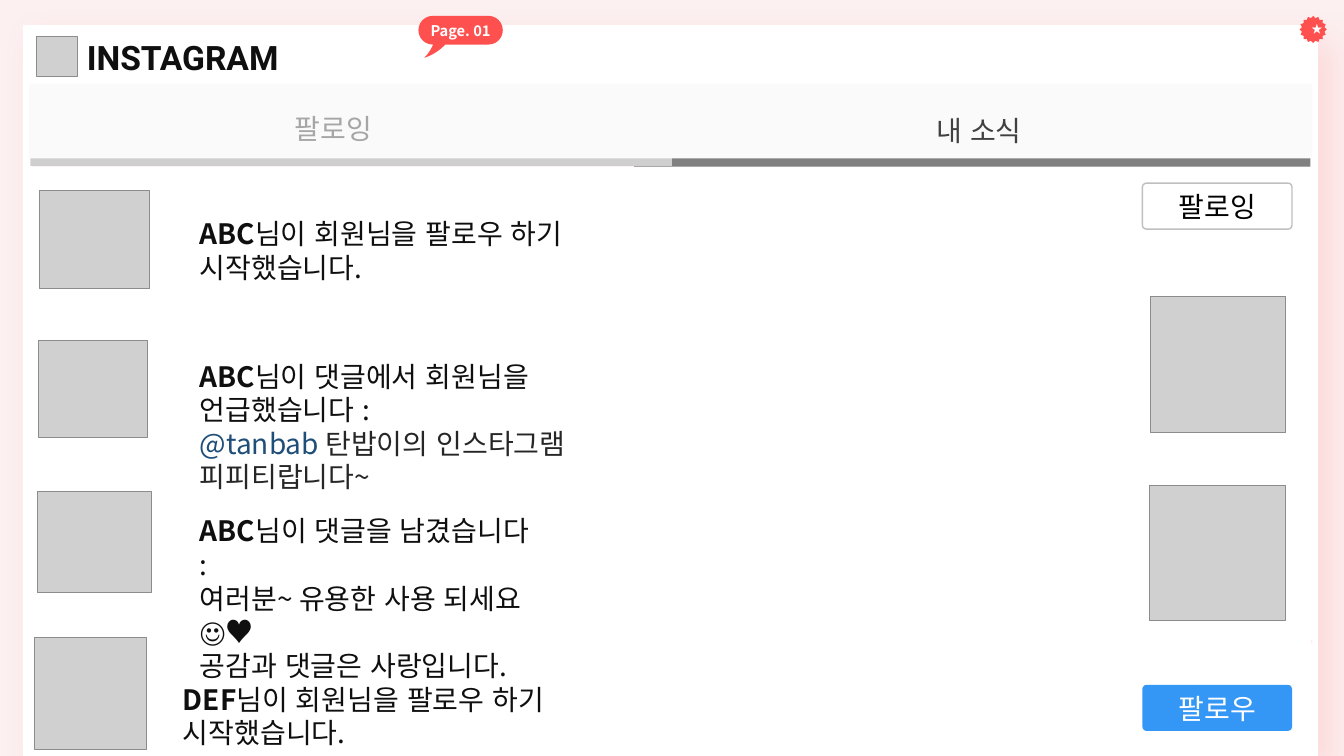
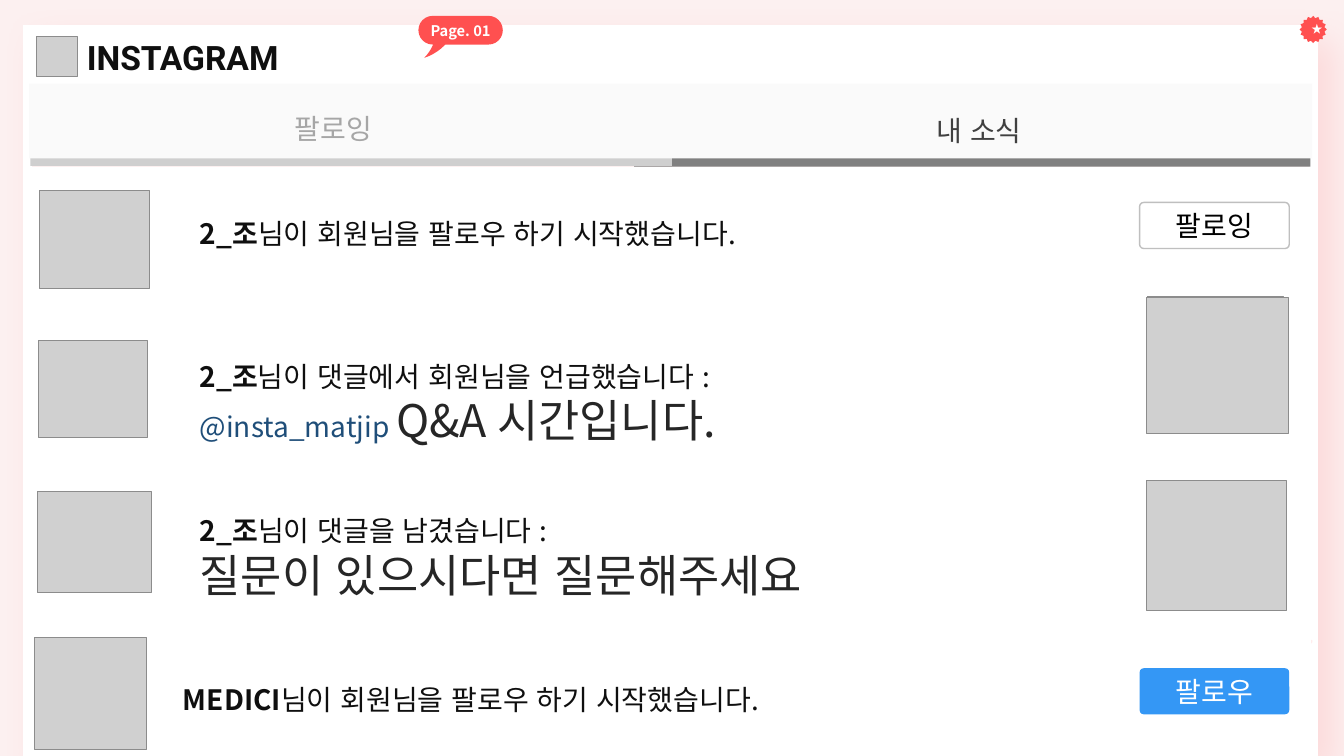
Before and after one commit to yeonji0-0/-22-01-24-, a slide deck: slide 17 of MEDICI (22-01-19 ~ 22-06-24)/13_기업연계프로젝트/인스타 맛집과 현실상권 비교/인스타 상권 비교 ppt.pptx (slide 13 before the commit). Drawn at 1344x756 pixels with LibreOffice and Linux fonts; fonts in the diff are those of the drawing; grey boxes stand for pictures. Boxes give left, top, right and bottom in pixels: in the first picture for what was removed or moved away, otherwise in the second. Text is boxed around its words. In the diff, an @@ line names an element or a change of style, - is before the commit and + after.

```diff
--- a/MEDICI (22-01-19 ~ 22-06-24)/13_기업연계프로젝트/인스타 맛집과 현실상권 비교/인스타 상권 비교 ppt.pptx
+++ b/MEDICI (22-01-19 ~ 22-06-24)/13_기업연계프로젝트/인스타 맛집과 현실상권 비교/인스타 상권 비교 ppt.pptx
@@ rounded rectangle "팔로잉": place and size @@
-rounded rectangle "팔로잉" at <box>1142,184,1292,230</box>
+rounded rectangle "팔로잉" at <box>1140,203,1290,249</box>
@@ text at <box>200,220,736,249</box>: text changed @@
-ABC님이 회원님을 팔로우 하기 시작했습니다.
+2_조님이 회원님을 팔로우 하기 시작했습니다.
@@ picture added at <box>1146,297,1289,434</box> @@
@@ text at <box>200,363,716,446</box>: text changed @@
-ABC님이 댓글에서 회원님을 언급했습니다 :
-@tanbab 탄밥이의 인스타그램 피피티랍니다~
+2_조님이 댓글에서 회원님을 언급했습니다 :
+@insta_matjip Q&A 시간입니다.
@@ picture: place and size @@
-picture at <box>1149,485,1286,621</box>
+picture at <box>1146,481,1287,610</box>
@@ text at <box>200,517,802,596</box>: text changed @@
-ABC님이 댓글을 남겼습니다 :
-여러분~ 유용한 사용 되세요 ☺♥
-공감과 댓글은 사랑입니다.
+2_조님이 댓글을 남겼습니다 :
+질문이 있으시다면 질문해주세요
@@ text at <box>183,686,759,713</box>: text changed @@
-DEF님이 회원님을 팔로우 하기 시작했습니다.
+MEDICI님이 회원님을 팔로우 하기 시작했습니다.
@@ rounded rectangle "팔로우": place and size @@
-rounded rectangle "팔로우" at <box>1142,685,1292,731</box>
+rounded rectangle "팔로우" at <box>1140,668,1290,715</box>
```
Also in this commit, not shown: 6 other slides changed, 5 slides added, 2 other files.
